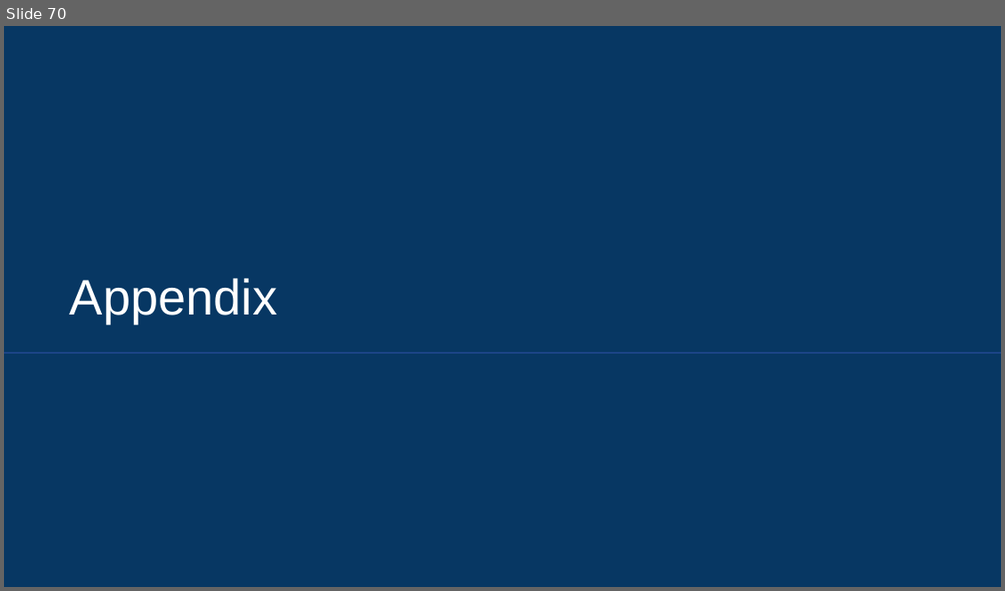
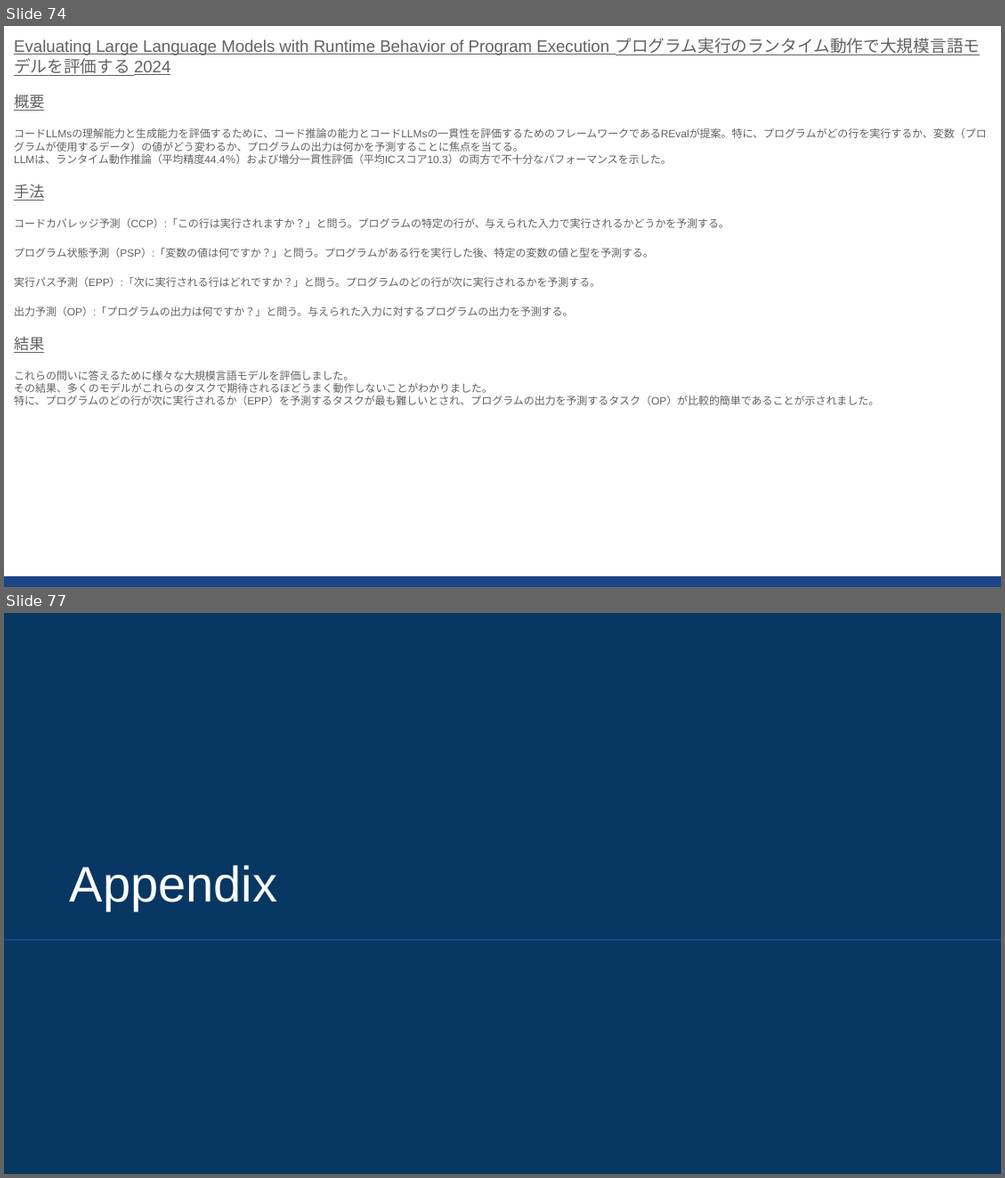
Before and after one commit to sekihan02/code_sundbox, a slide deck: 2024_LLM論文要約_3.pptx. Shown one above the other, each under a label of ours: slide 70 before the commit, slides 74 and 77 after it; the slides between them are not shown. The pictures are 1005x591 and 1005x1178 pixels, drawn with LibreOffice and Linux fonts; fonts in the diff are those of the drawing. Boxes give left, top, right and bottom in pixels: in the first picture for what was removed or moved away, otherwise in the second. Text is boxed around its words. In the diff, an @@ line names an element or a change of style, - is before the commit and + after.

```diff
--- a/2024_LLM論文要約_3.pptx
+++ b/2024_LLM論文要約_3.pptx
@@ slide 74 added at bbox=[4, 26, 1001, 587], background #FFFFFF @@
@@ text added at bbox=[14, 38, 987, 405], 7.6 pt, text #616161 @@
+Evaluating Large Language Models with Runtime Behavior of Program Execution プログラム実行のランタイム動作で大規模言語モデルを評価する 2024
+概要
+コードLLMsの理解能力と生成能力を評価するために、コード推論の能力とコードLLMsの一貫性を評価するためのフレームワークであるREvalが提案。特に、プログラムがどの行を実行するか、変数（プログラムが使用するデータ）の値がどう変わるか、プログラムの出力は何かを予測することに焦点を当てる。
+LLMは、ランタイム動作推論（平均精度44.4％）および増分一貫性評価（平均ICスコア10.3）の両方で不十分なパフォーマンスを示した。
+手法
+コードカバレッジ予測（CCP）:「この行は実行されますか？」と問う。プログラムの特定の行が、与えられた入力で実行されるかどうかを予測する。
+プログラム状態予測（PSP）:「変数の値は何ですか？」と問う。プログラムがある行を実行した後、特定の変数の値と型を予測する。
+実行パス予測（EPP）:「次に実行される行はどれですか？」と問う。プログラムのどの行が次に実行されるかを予測する。
+出力予測（OP）:「プログラムの出力は何ですか？」と問う。与えられた入力に対するプログラムの出力を予測する。
+結果
+これらの問いに答えるために様々な大規模言語モデルを評価しました。
+その結果、多くのモデルがこれらのタスクで期待されるほどうまく動作しないことがわかりました。
+特に、プログラムのどの行が次に実行されるか（EPP）を予測するタスクが最も難しいとされ、プログラムの出力を予測するタスク（OP）が比較的簡単であることが示されました。
@@ rectangle added at bbox=[4, 576, 1001, 587], fill #1C4587 @@
@@ what was slide 70 is now slide 77 @@
```
Also in this commit, not shown: 6 other slides added, 31 other files.
